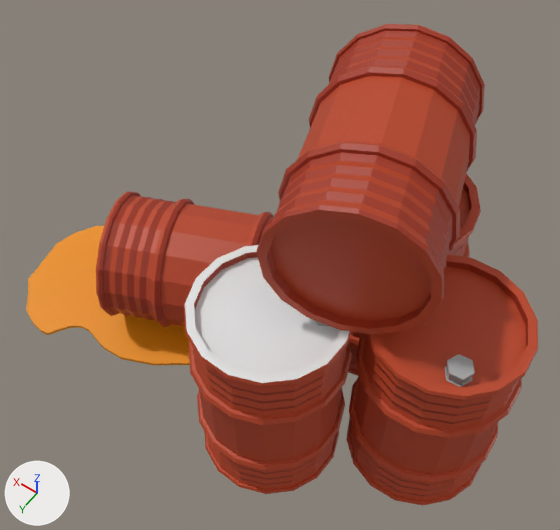
An edit to the FBX model models/oil_container.fbx, drawn before and after from the same camera.
Both versions are drawn from a camera (50 mm lens) standing at (-2.85, 6.89, 10.89) and looking at (1.12, 1.34, 2.16). Arrows for +X, +Y and +Z are at lower left; the lights stay in place. Where no turn or scale is listed for an object, it has been applied to the vertices.

Script lines for the objects in view, before the commit:
```python
me_cylinder_001 = bpy.data.meshes.new('Cylinder.001')
me_cylinder_001.from_pydata(...)  # 3950 vertices, 3896 faces; spans x -2.55..5.79, y -1.42..3.64, z -0.19..5.24
me_cylinder_001.materials.append(mat_esquimo_mat)  # picture img_texturegradient_png
ob_oil_container = bpy.data.objects.new('Oil_container', me_cylinder_001)
ob_oil_container.location = (0.0, 0.0, 0.0)
```
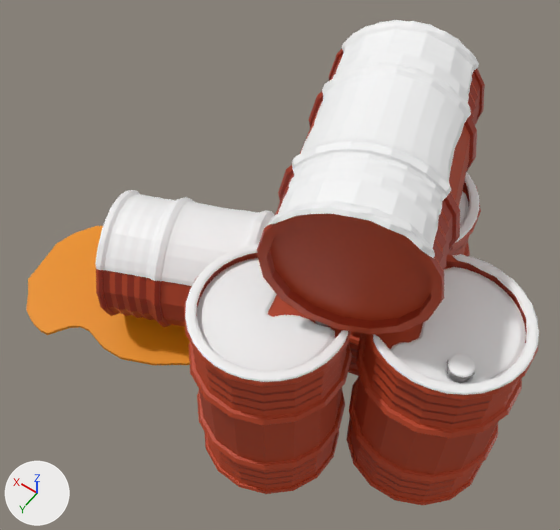
Commit message: oil container model updated

Boxes [x1, y1, x2, y2] around the edits, measured in the pictures (560 x 530 px):
```json
{"object": "Oil_container", "change": "reshaped", "before": [26, 24, 538, 505], "after": [26, 20, 539, 505]}
{"part": 1, "of": "me_cylinder_001", "change": "added", "after": [185, 172, 539, 395]}
{"part": 2, "of": "me_cylinder_001", "change": "added", "after": [268, 20, 479, 258]}
{"part": 3, "of": "me_cylinder_001", "change": "added", "after": [95, 190, 274, 286]}
{"part": 4, "of": "me_cylinder_001", "change": "surface changed", "before": [185, 245, 349, 383], "after": [185, 257, 349, 383], "on screen": "grey to red"}
```

Scene script edits in JSON lines:
```json
{"block": "me_cylinder_001", "where": "# used by ob_oil_container; location = (0.0, 0.0, 0.0)"}
{"op": "remove", "block": "me_cylinder_001", "code": "me_cylinder_001.from_pydata(...)  # 3950 vertices, 3896 faces; spans x -2.55..5.79, y -1.42..3.64, z -0.19..5.24"}
{"op": "add", "block": "me_cylinder_001", "code": "me_cylinder_001.from_pydata(...)  # 6337 vertices, 5982 faces; spans x -2.55..5.79, y -1.42..3.64, z -0.19..5.25"}
{"block": "me_cylinder_001", "change": "me_cylinder_001 part 1: 1036 vertices added at x -2.5..1.41, y -0.94..3.59, z 3.02..3.22"}
{"block": "me_cylinder_001", "change": "me_cylinder_001 part 2: 725 vertices added at x -1.29..1.41, y -1.04..2.63, z 4.67..5.25"}
{"block": "me_cylinder_001", "change": "me_cylinder_001 part 3: 626 vertices added at x 0.66..4.33, y -0.22..2.61, z 1.38..1.97"}
{"block": "me_cylinder_001", "change": "me_cylinder_001 part 4: 74 kept faces spanning x -0.62..1.41, y 1.56..3.59, z 3.01..3.12 get new texture (UV) coordinates"}
```
